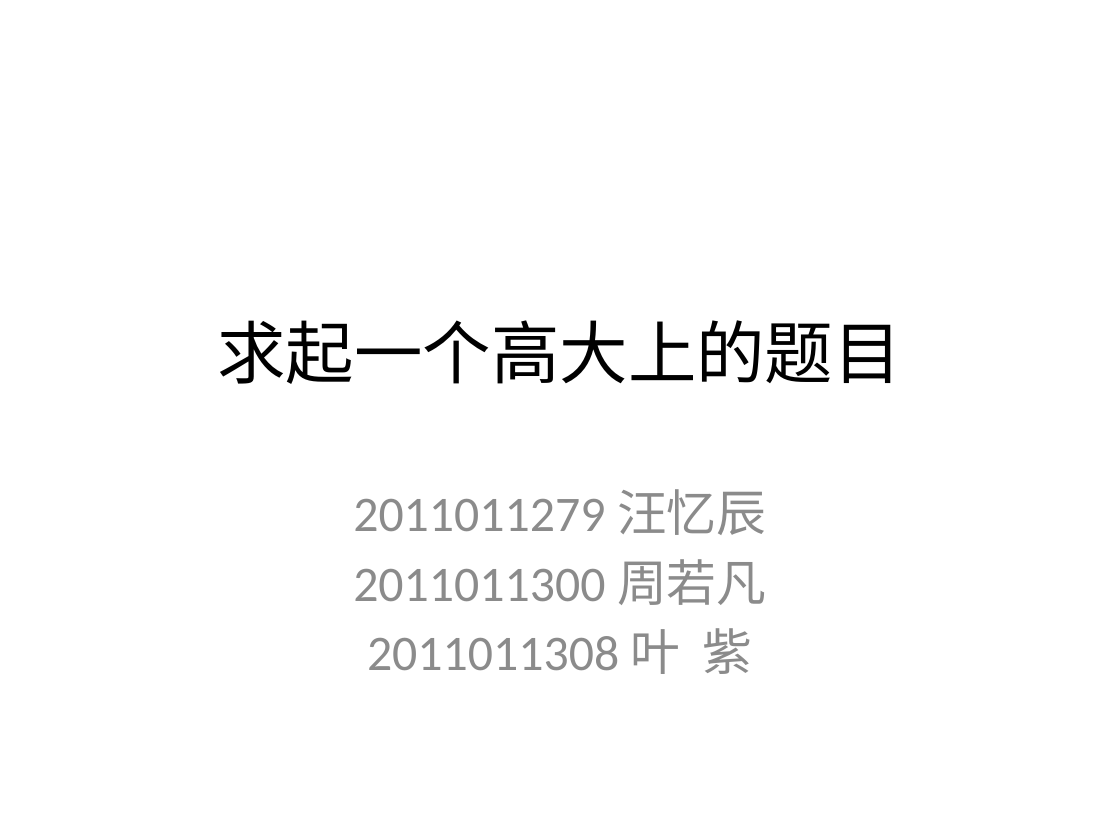
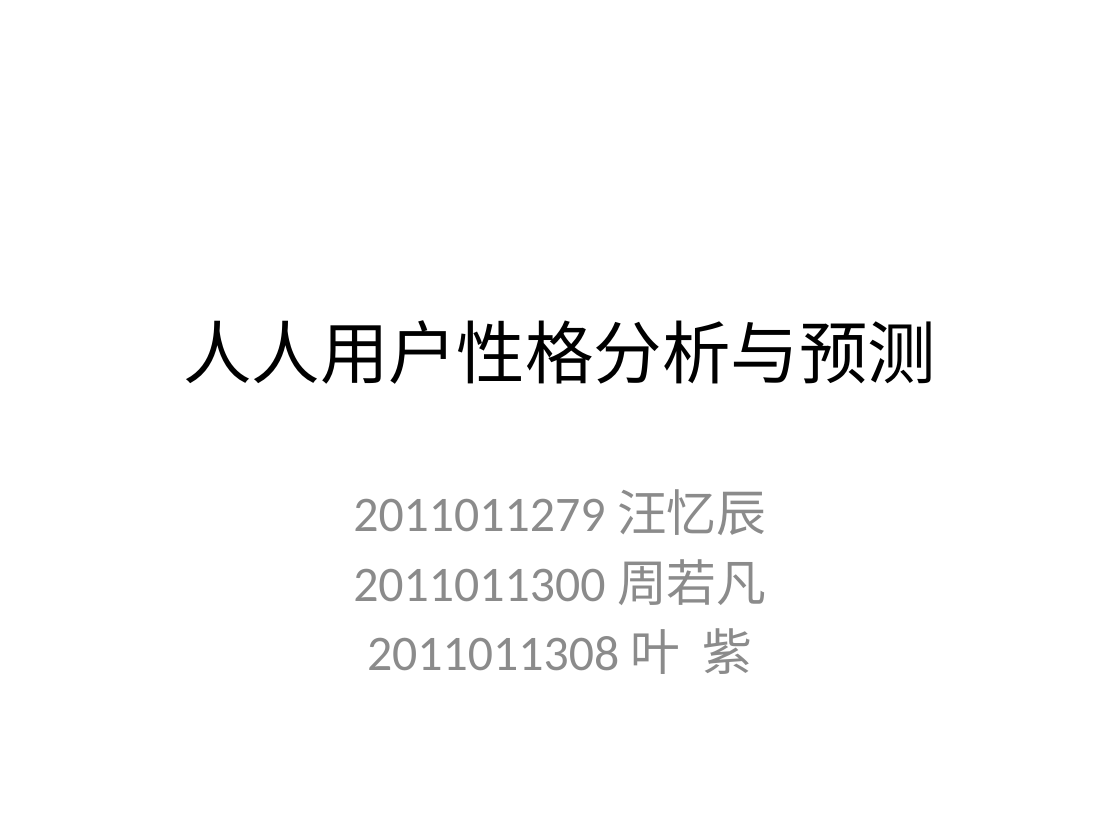
Before and after one commit to east-before-dawn/srt, a slide deck: slide 1 of slides.pptx. Drawn at 1120x840 pixels with LibreOffice and Linux fonts; fonts in the diff are those of the drawing. Boxes give left, top, right and bottom in pixels: in the first picture for what was removed or moved away, otherwise in the second. Text is boxed around its words. In the diff, an @@ line names an element or a change of style, - is before the commit and + after.

```diff
--- a/slides.pptx
+++ b/slides.pptx
@@ title at bbox=[183, 320, 936, 384]: text changed @@
-求起一个高大上的题目
+人人用户性格分析与预测
```
Also in this commit, not shown: 3 other slides changed, 3 slides added, 1 slide removed.
